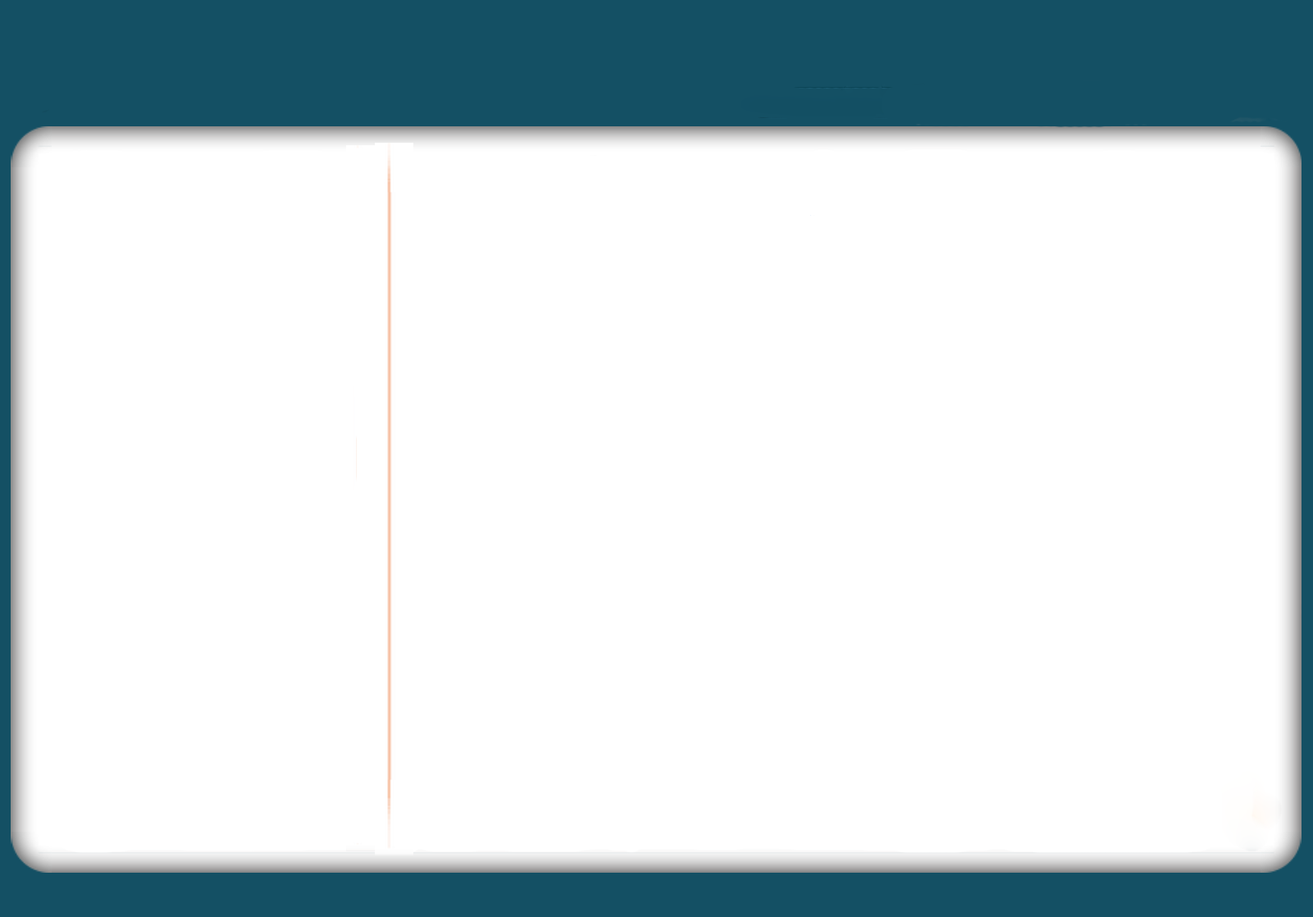
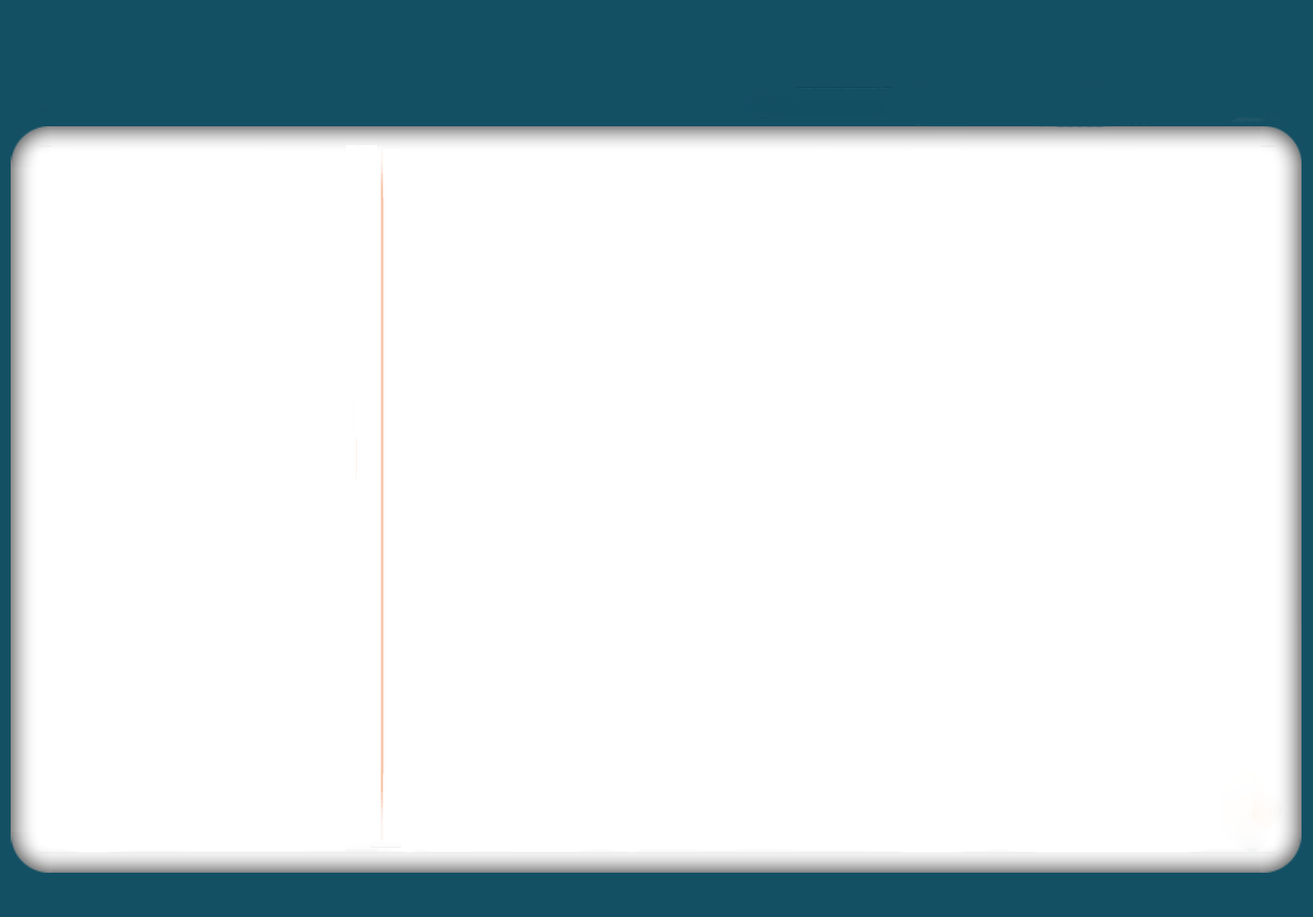
Layered file, before and after one edit (1313 × 917). Changes by layer:
painted on "divider" over (370, 142, 414, 856)
